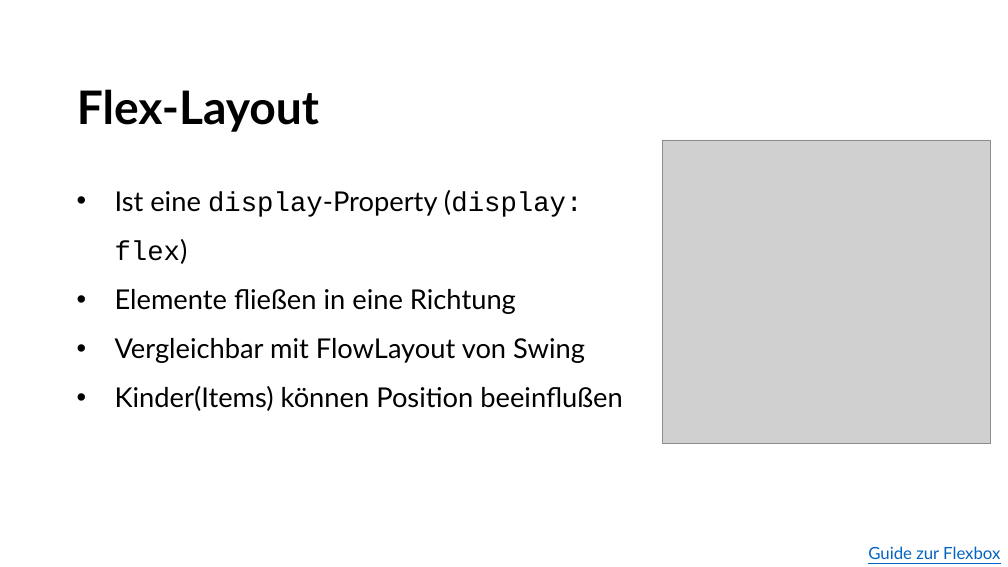
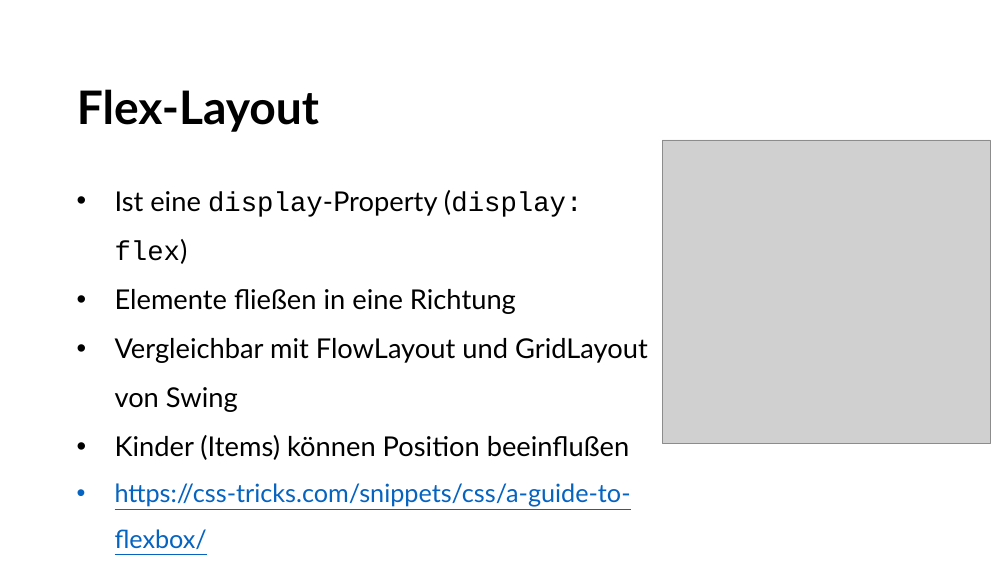
Before and after one commit to betera/css_layout, a slide deck: slide 24 of CSS_Layout.pptx. Drawn at 1008x567 pixels with LibreOffice and Linux fonts; fonts in the diff are those of the drawing; grey boxes stand for pictures; background and template pictures are left out. Boxes give left, top, right and bottom in pixels: in the first picture for what was removed or moved away, otherwise in the second. Text is boxed around its words. In the diff, an @@ line names an element or a change of style, - is before the commit and + after.

```diff
--- a/CSS_Layout.pptx
+++ b/CSS_Layout.pptx
@@ text at bbox=[115, 338, 648, 507]: text changed @@
-• Vergleichbar mit FlowLayout von Swing
-• Kinder(Items) können Position beeinflußen
+• Vergleichbar mit FlowLayout und GridLayout von Swing
+• Kinder (Items) können Position beeinflußen
+• https://css-tricks.com/snippets/css/a-guide-to-flexbox/
@@ text removed at bbox=[868, 546, 1000, 559] @@
-Guide zur Flexbox
```
Also in this commit, not shown: 17 other slides changed, 11 slides added, 20 other files.
